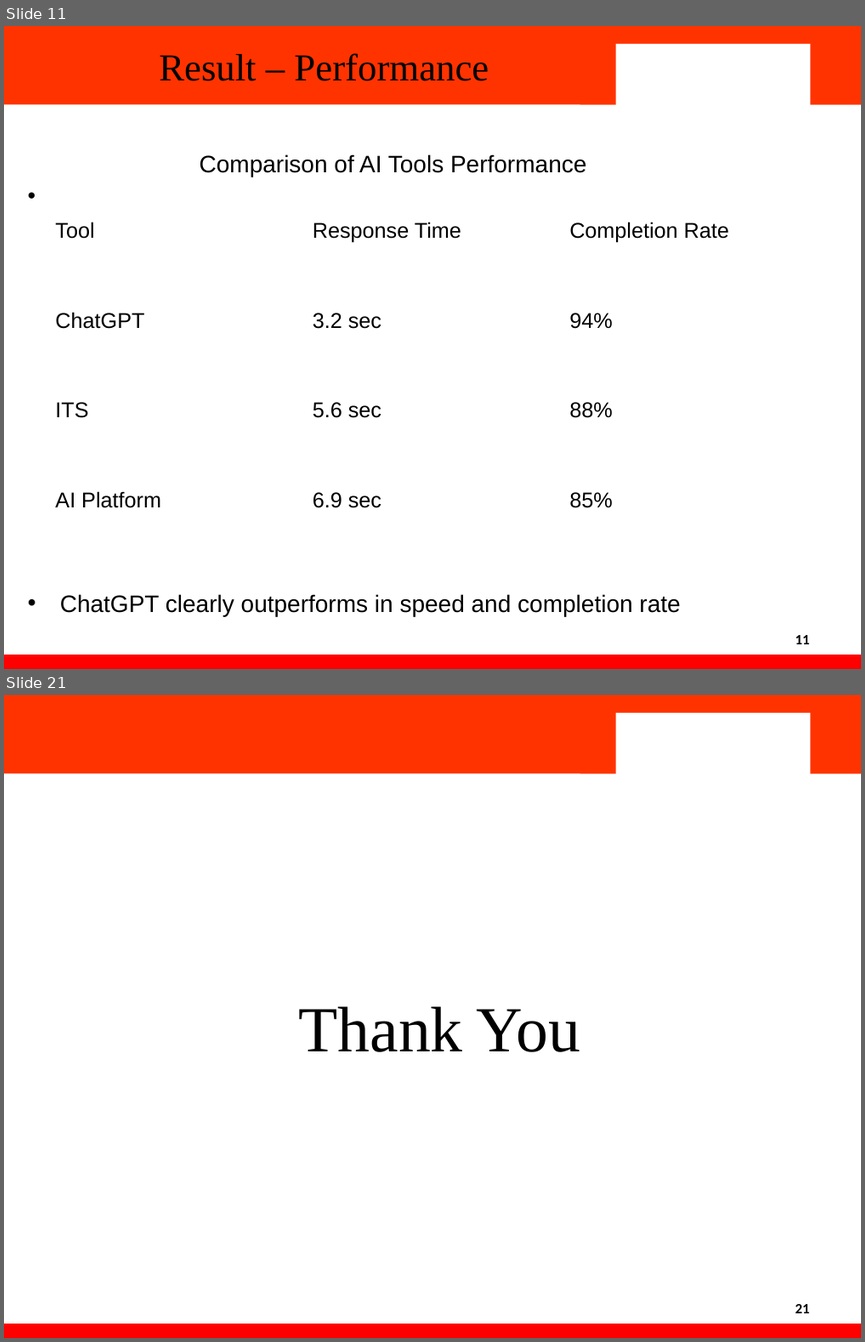
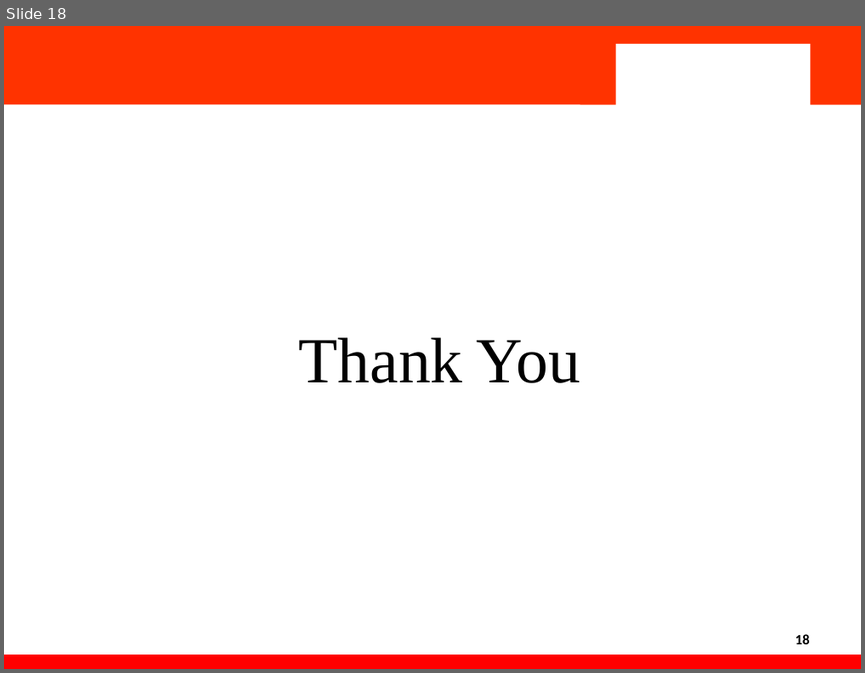
Before and after one commit to Heykrishna/impact-of-ai-on-education, a slide deck: PPT/Final.pptx. Shown one above the other, each under a label of ours: slides 11 and 21 before the commit, slide 18 after it; the slides between them are not shown. The pictures are 865x1342 and 865x673 pixels, drawn with LibreOffice and Linux fonts; fonts in the diff are those of the drawing; background and template pictures are left out. Boxes give left, top, right and bottom in pixels: in the first picture for what was removed or moved away, otherwise in the second. Text is boxed around its words. In the diff, an @@ line names an element or a change of style, - is before the commit and + after.

```diff
--- a/PPT/Final.pptx
+++ b/PPT/Final.pptx
@@ slide 11 removed at (4, 26, 861, 669), background #FFFFFF; not listed: 4 template elements that a slide beside it also shows @@
@@ text removed at (159, 53, 488, 81) @@
-Result – Performance
@@ text removed at (60, 154, 680, 616) @@
-Comparison of AI Tools Performance
-• ChatGPT clearly outperforms in speed and completion rate
@@ table removed at (46, 186, 818, 545), 4 rows, 3 columns @@
-Tool | Response Time | Completion Rate
-ChatGPT | 3.2 sec | 94%
-ITS | 5.6 sec | 88%
-AI Platform | 6.9 sec | 85%
@@ page number removed at (795, 635, 810, 644) @@
-11
@@ what was slide 21 is now slide 18 @@
@@ page number at (795, 634, 810, 644): text changed @@
-21
+18
```
Also in this commit, not shown: 17 slides changed, 2 other slides removed.
